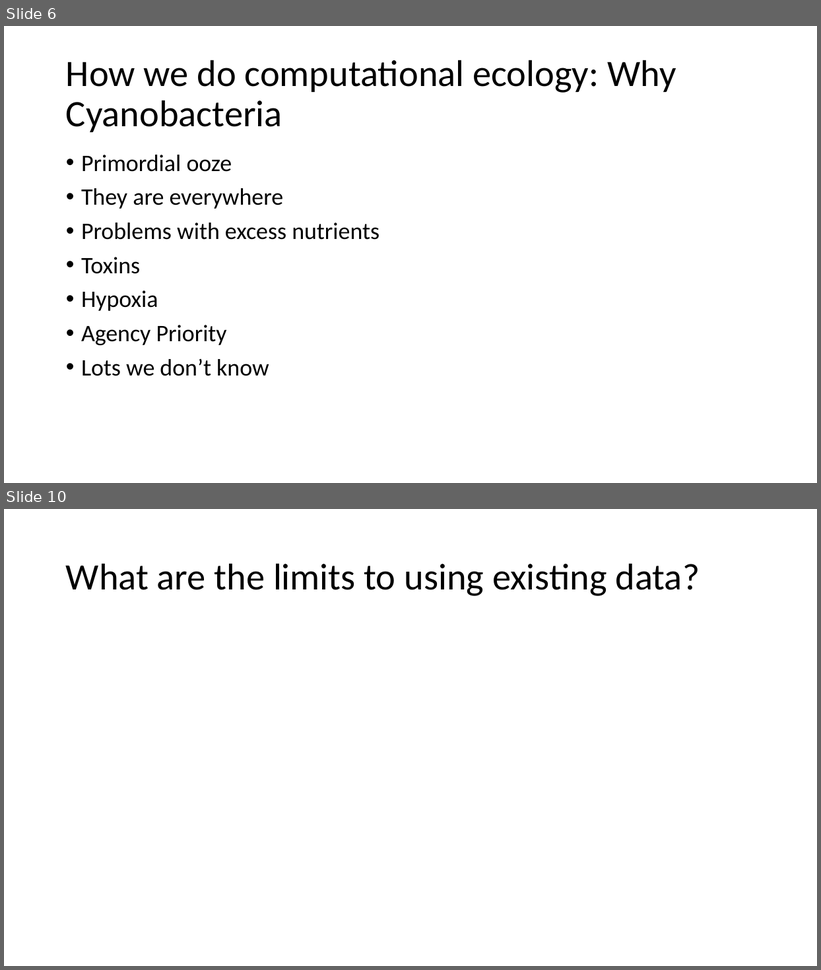
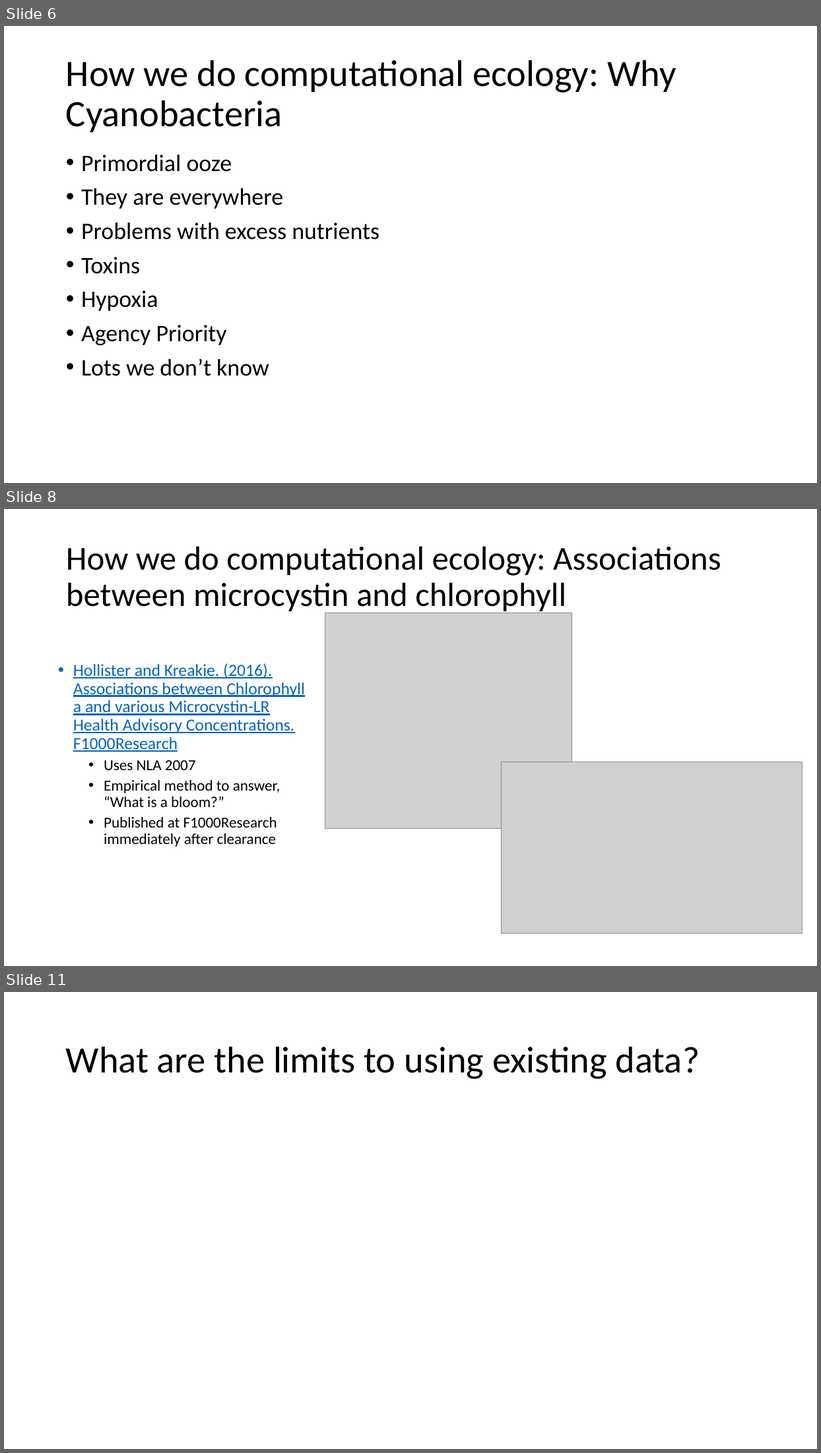
Before and after one commit to jhollist/eco_with_computers, a slide deck: hollister_eco_with_computers.pptx. Shown one above the other, each under a label of ours: slides 6 and 10 before the commit, slides 6, 8 and 11 after it; the slides between them are not shown. The pictures are 821x970 and 821x1453 pixels, drawn with LibreOffice and Linux fonts; fonts in the diff are those of the drawing; grey boxes stand for pictures. Boxes give left, top, right and bottom in pixels: in the first picture for what was removed or moved away, otherwise in the second. Text is boxed around its words. In the diff, an @@ line names an element or a change of style, - is before the commit and + after.

Commit message:
wed am update

```diff
--- a/hollister_eco_with_computers.pptx
+++ b/hollister_eco_with_computers.pptx
@@ slide 8 added at [4, 509, 817, 966], background #FFFFFF @@
@@ title added at [66, 546, 721, 614], 39.6 pt, text #000000 @@
+How we do computational ecology: Associations between microcystin and chlorophyll
@@ picture added at [325, 613, 572, 829] @@
@@ text added at [73, 663, 305, 847], 20 pt, text #0563C1, underline @@
+  • Hollister and Kreakie. (2016). Associations between Chlorophyll a and various Microcystin-LR Health Advisory Concentrations. F1000Research
+    • Uses NLA 2007
+    • Empirical method to answer, “What is a bloom?”
+    • Published at F1000Research immediately after clearance
@@ picture added at [502, 762, 803, 933] @@
@@ what was slide 10 is now slide 11 @@
```
Also in this commit, not shown: 3 slides changed.
